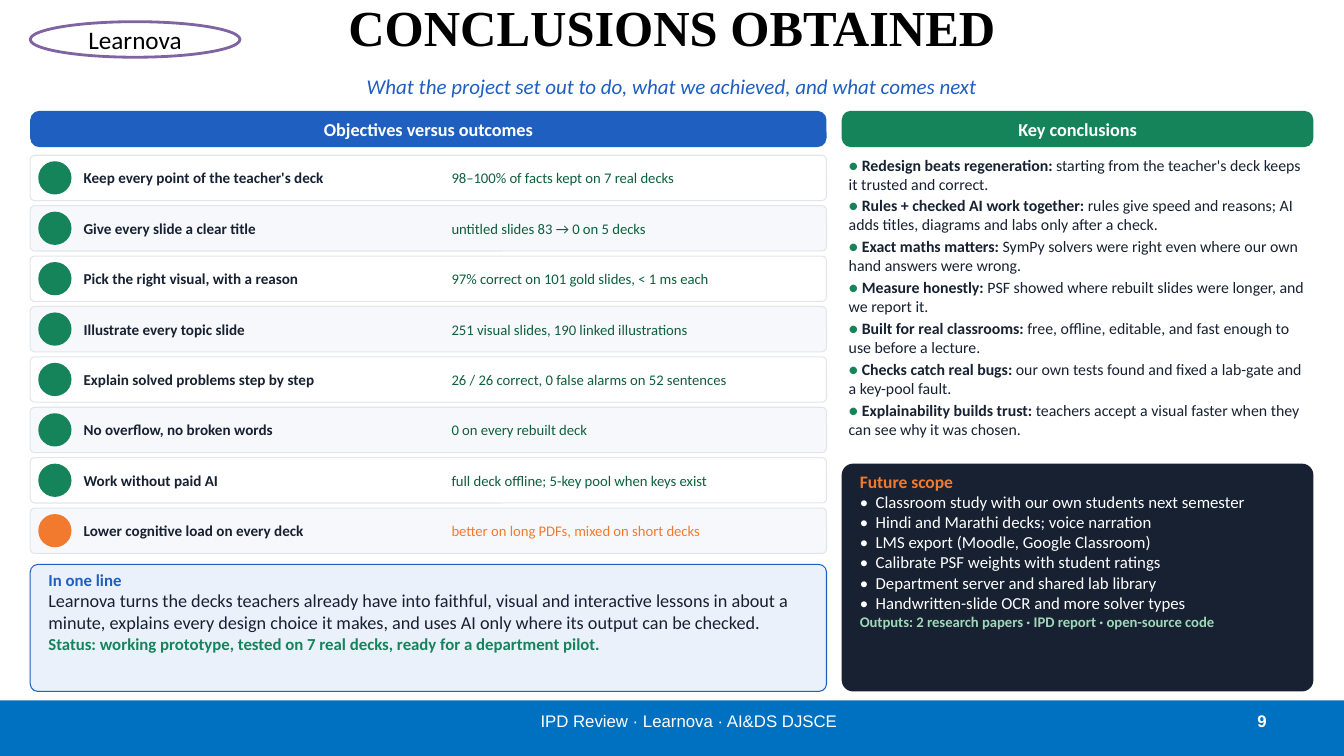
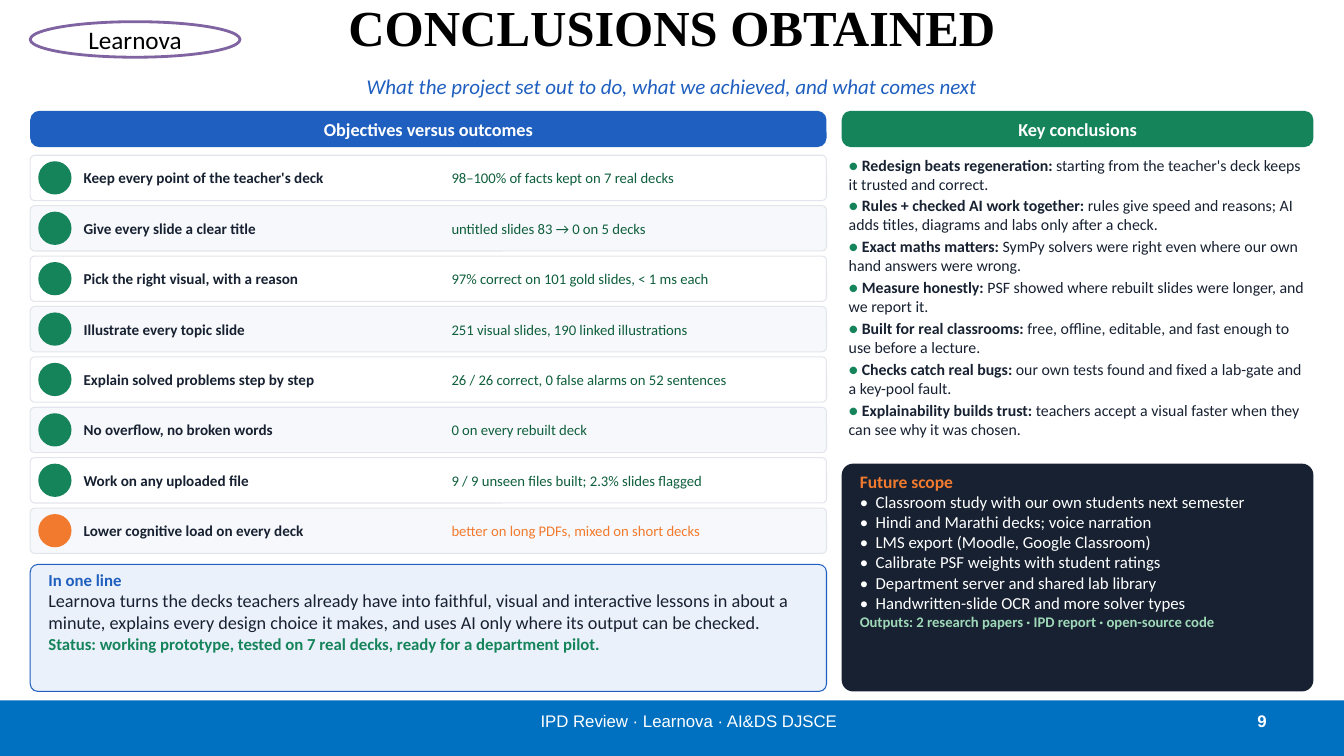
Before and after one commit to SDP42/LearnovaV2, a slide deck: slide 9 of docs/review/Learnova_SIH_Review.pptx. Drawn at 1344x756 pixels with LibreOffice and Linux fonts; fonts in the diff are those of the drawing; background and template pictures are left out. Boxes give left, top, right and bottom in pixels: in the first picture for what was removed or moved away, otherwise in the second. Text is boxed around its words. In the diff, an @@ line names an element or a change of style, - is before the commit and + after.

```diff
--- a/docs/review/Learnova_SIH_Review.pptx
+++ b/docs/review/Learnova_SIH_Review.pptx
@@ text at (84,475,249,489): text changed @@
-Work without paid AI
+Work on any uploaded file
@@ text at (452,475,701,489): text changed @@
-full deck offline; 5-key pool when keys exist
+9 / 9 unseen files built; 2.3% slides flagged
```
Also in this commit, not shown: 6 other slides changed, 19 other files.
